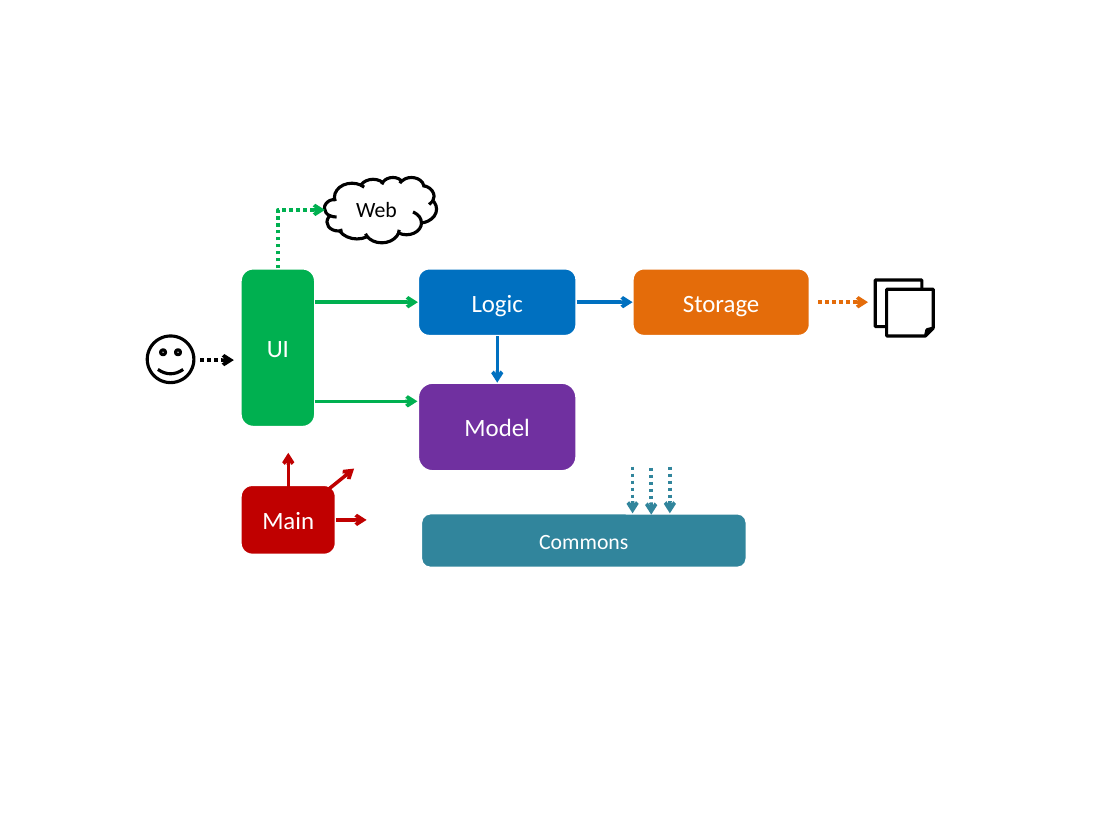
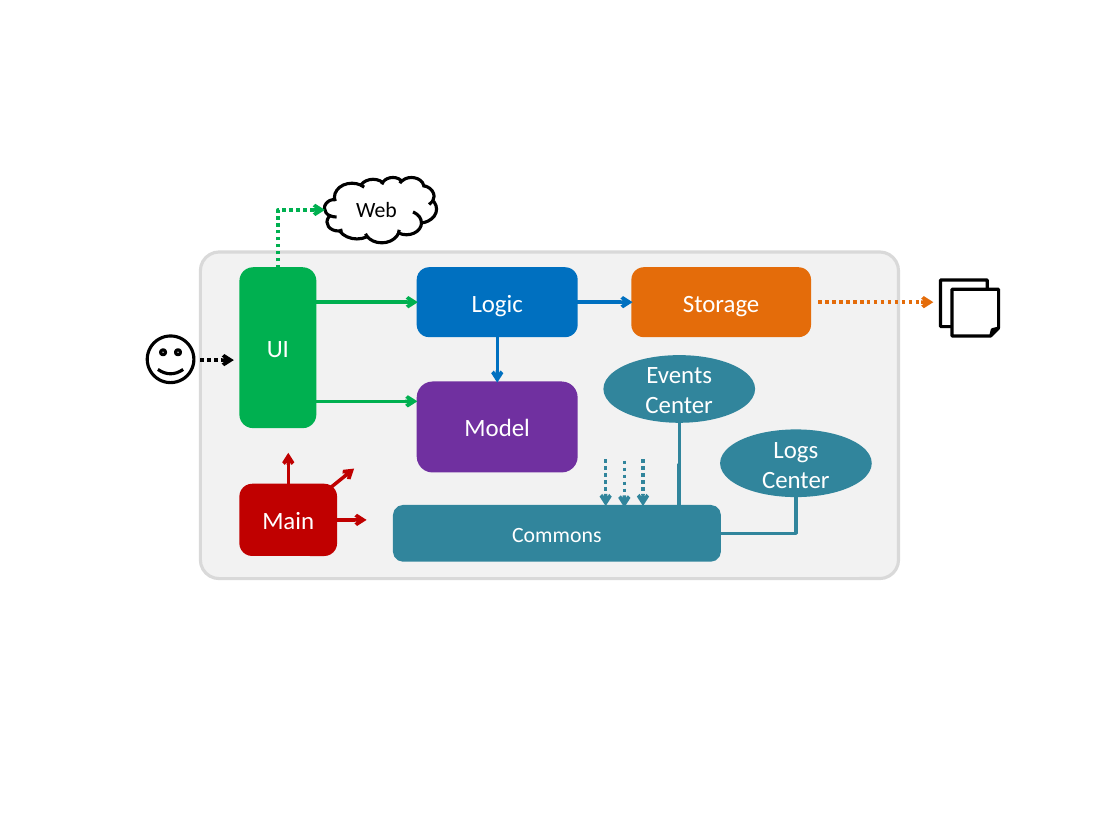
Before and after one commit to se-edu/addressbook-level4, a slide deck: slide 2 of docs/diagrams/Diagrams.pptx. Drawn at 1120x840 pixels with LibreOffice and Linux fonts; fonts in the diff are those of the drawing. Boxes give left, top, right and bottom in pixels: in the first picture for what was removed or moved away, otherwise in the second. Text is boxed around its words. In the diff, an @@ line names an element or a change of style, - is before the commit and + after.

```diff
--- a/docs/diagrams/Diagrams.pptx
+++ b/docs/diagrams/Diagrams.pptx
@@ rounded rectangle added at (x1=200, y1=252, x2=898, y2=579), fill #F2F2F2, outline #D9D9D9 2 pt @@
@@ rounded rectangle "UI" at (x1=241, y1=269, x2=316, y2=428): outline #FFFFFF 1.5 pt to #00B050 1.5 pt @@
@@ rounded rectangle "Logic" at (x1=418, y1=269, x2=577, y2=336): outline #FFFFFF 1.5 pt to #0070C0 1.5 pt @@
@@ rounded rectangle "Storage" at (x1=633, y1=269, x2=810, y2=336): outline #FFFFFF 1.5 pt to #E46C0A 1.5 pt @@
@@ folded corner moved from (x1=875, y1=280, x2=922, y2=327) to (x1=941, y1=280, x2=988, y2=327) @@
@@ folded corner moved from (x1=887, y1=289, x2=934, y2=336) to (x1=952, y1=289, x2=999, y2=336) @@
@@ arrow moved from (819, 302) - (868, 302) to (819, 302) - (933, 302) @@
@@ ellipse added at (x1=605, y1=356, x2=754, y2=421), fill #31859C, outline #31859C 1.5 pt, 16 pt, text #FFFFFF @@
+Events Center
@@ rounded rectangle "Model" at (x1=418, y1=383, x2=577, y2=472): outline #FFFFFF 1.5 pt to #7030A0 1.5 pt @@
@@ elbow line added from (679, 422) to (679, 507), #31859C 2.25 pt @@
@@ ellipse added at (x1=721, y1=430, x2=870, y2=495), fill #31859C, outline #31859C 1.5 pt, 16 pt, text #FFFFFF @@
+Logs
+Center
@@ 3 arrows moved together from (x1=633, y1=467, x2=670, y2=515) to (x1=606, y1=459, x2=643, y2=507) @@
@@ rounded rectangle "Main" at (x1=241, y1=485, x2=336, y2=554): outline #FFFFFF 1.5 pt to #C00000 1.5 pt @@
@@ rounded rectangle "Commons" moved from (x1=421, y1=513, x2=747, y2=568) to (x1=394, y1=506, x2=720, y2=561) @@
@@ rounded rectangle "Commons" at (x1=394, y1=506, x2=720, y2=561): outline #FFFFFF 1.5 pt to #31859C 1.5 pt @@
@@ elbow line added from (796, 496) to (720, 533), #31859C 2.25 pt @@
```
Also in this commit, not shown: 3 other slides changed, 2 slides added, 7 other files.
